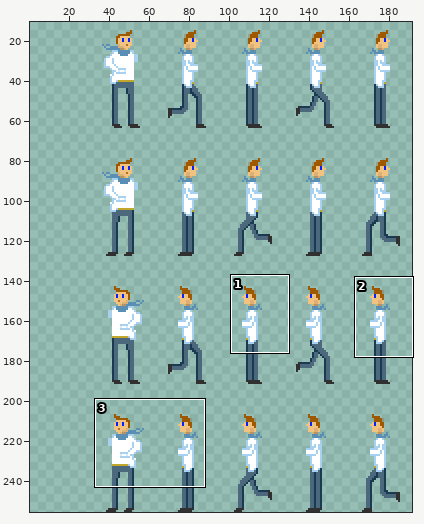
Two states of a sprite sheet, res/img/human_male.png. Above: a wide view before the commit, with the close-up outlined.
Close-up. Earlier state:
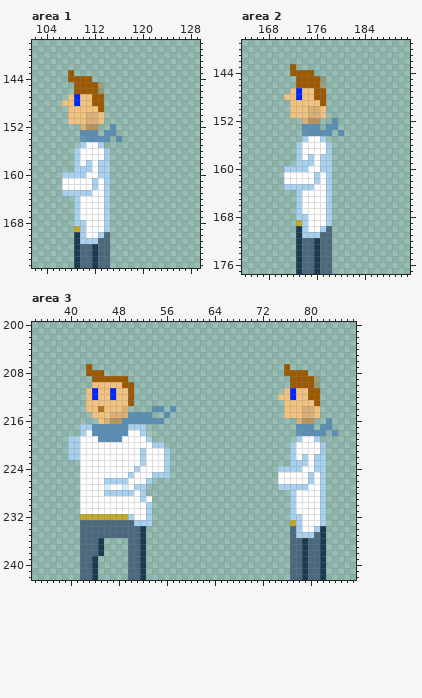
The file is 160x256 pixels. Pixels under 10% opacity are left out. Shown: area 1: x 102..129, y 138..175; area 2: x 164..191, y 139..177; area 3: x 34..87, y 200..242. The old version is drawn lined up with the new one, on the new canvas. The wide view leaves out empty margins. The commit also changed other parts of the picture, which this record leaves out.
After the commit:
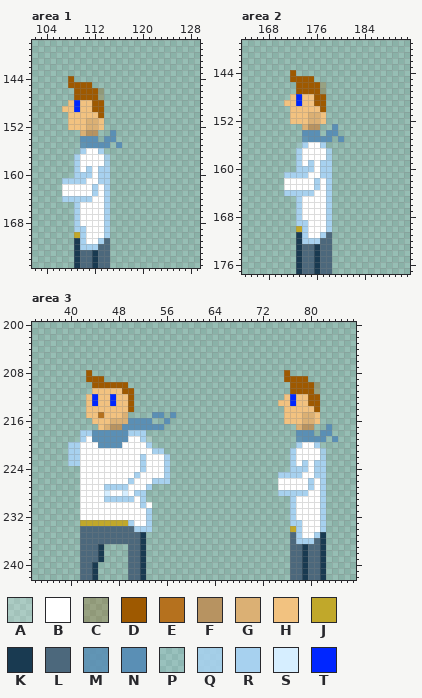
Palette (. is transparent): A #ffffff34  B #ffffff  C #9e590047  D #9e5900  E #b5711e  F #b79361  G #dbb074  H #f2c280  J #c1a82a  K #193a51  L #4c687c  M #5a8fb5e1  N #5a8fb5  P #a7d1ef27  Q #a7d1efe0  R #a7d1ef  S #d6eeff  T #0026ff
Changes in this commit:
canvas 160x256 -> 192x256, the old top-left corner now at 32,0
Area 1:
y 143: x 108 D -> .
y 144: x 109..111 DDD -> ...
y 145: x 108 . -> D; x 112..113 DC -> ..
y 147: x 108..111 HTHH -> .DDD; x 113 D -> C
y 148: x 107 H -> .
y 149: x 107 . -> H; x 109 H -> T; x 112 H -> D
y 150: x 111..113 GGH -> HHD
y 152: x 108..113 ..GFF. -> HHHGGH; x 115 N -> .
y 153: x 110..112 NNN -> GFF; x 114 N -> .
y 154: x 110 M -> N; x 113 N -> .; x 115..116 .N -> N.
y 155: x 109..114 PRBBR. -> .MNNNN; x 116 . -> N
y 156: x 109..110 RB -> PR; x 113..114 BQ -> R.
y 158: x 111 R -> B; x 113..114 RR -> BQ
y 159: x 110 R -> B
y 160: x 107..108 RR -> ..; x 111 B -> R
y 161: x 107..110 BBBB -> RRRR; x 112..113 RB -> BR
y 163: x 107..112 RRRRRB -> BBBBBR
y 164: x 107..108 .. -> RR; x 110..111 BB -> RR
y 168: x 110 R -> B
y 169: x 109 J -> R
y 170: x 109 K -> J; x 113..114 RL -> BR
y 171: x 111..113 RRL -> BBR
y 172: x 110..112 LLK -> RRR
Area 2:
y 143: x 172 D -> .
y 144: x 173..175 DDD -> ...
y 145: x 172 . -> D; x 176..177 DC -> ..
y 147: x 172..175 HTHH -> .DDD; x 177 D -> C
y 148: x 171 H -> .
y 149: x 171 . -> H; x 173 H -> T; x 176 H -> D
y 150: x 175..177 GGH -> HHD
y 152: x 172..177 ..GFF. -> HHHGGH; x 179 N -> .
y 153: x 174..176 NNN -> GFF; x 178 N -> .
y 154: x 174 M -> N; x 177 N -> .; x 179..180 .N -> N.
y 155: x 173..178 PRBBR. -> .MNNNN; x 180 . -> N
y 156: x 173..174 RB -> PR; x 177..178 BQ -> R.
y 158: x 175 R -> B; x 177..178 RR -> BQ
y 159: x 174 R -> B
y 160: x 171..172 RR -> ..; x 175 B -> R
y 161: x 171..174 BBBB -> RRRR; x 176..177 RB -> BR
y 163: x 171..176 RRRRRB -> BBBBBR
y 164: x 171..172 .. -> RR; x 174..175 BB -> RR
y 168: x 174 R -> B
y 169: x 173 J -> R
y 170: x 173 K -> J; x 177..178 RL -> BR
y 171: x 175..177 RRL -> BBR
y 172: x 174..176 LLK -> RRR
Area 3:
y 207: x 43 D -> .; x 76 D -> .
y 208: x 44..45 DD -> ..; x 77..79 DDD -> ...
y 209: x 43 . -> D; x 46..49 DDDD -> ....; x 76 . -> D; x 80..81 DC -> ..
y 210: x 44..48 HHHHH -> DDDDD; x 50 D -> .
y 211: x 43..44 HT -> .H; x 47 T -> H; x 49 H -> D; x 76..79 HTHH -> .DDD; x 81 D -> C
y 212: x 75 H -> .
y 213: x 44 H -> T; x 47 H -> T; x 75 . -> H; x 77 H -> T; x 80 H -> D
y 214: x 45 E -> H; x 49..50 G. -> HD; x 54..55 NN -> ..; x 57 N -> .; x 79..81 GGH -> HHD
y 215: x 43 . -> H; x 45 H -> E; x 47..48 GG -> HH; x 50..57 NNNN..N. -> ....NN.N
y 216: x 44 . -> H; x 46..49 GFFN -> HGGG; x 54..56 NN. -> ..N; x 76..81 ..GFF. -> HHHGGH; x 83 N -> .
y 217: x 42..48 RRNNNNN -> ...HGFF; x 50..55 RRR... -> NNNNNN; x 78..80 NNN -> GFF; x 82 N -> .
y 218: x 43 B -> R; x 50..51 BB -> RR; x 53 A -> .; x 78 M -> N; x 81 N -> .; x 83..84 .N -> N.
y 219: x 40..42 RRB -> ..R; x 44 B -> N; x 49 B -> N; x 52..53 BR -> RA; x 77..82 PRBBR. -> .MNNNN; x 84 . -> N
y 220: x 45..48 BBBB -> NNNN; x 53..55 BRR -> R..; x 77..78 RB -> PR; x 81..82 BQ -> R.
y 221: x 52 R -> B; x 54..56 BBR -> RR.
y 222: x 79 R -> B; x 81..82 RR -> BQ
y 223: x 40..41 .. -> RR; x 78 R -> B
y 224: x 51..52 RB -> BR; x 75..76 RR -> ..; x 79 B -> R
y 225: x 50..51 RB -> BR; x 54..55 RR -> BB; x 75..78 BBBB -> RRRR; x 80..81 RB -> BR
y 226: x 46..50 RRRRB -> BBBBR; x 53..56 R... -> BRRR
y 227: x 46..49 SBBS -> RRRR; x 51..53 RR. -> BBR; x 75..80 RRRRRB -> BBBBBR
y 228: x 46..51 RRRRRB -> SBBSBR; x 75..76 .. -> RR; x 78..79 BB -> RR
y 229: x 46..50 BBBBB -> RRRRR; x 53 B -> .
y 230: x 52..53 BR -> RB
y 232: x 42..50 JJJJJJJJR -> BBBBBBBBB; x 78 R -> B
y 233: x 42..52 LLLLLLLLLRR -> JJJJJJJJRBB; x 77 J -> R
y 234: x 51..53 LK. -> RRR; x 77 L -> J; x 81..82 RK -> BR
y 235: x 79..81 RRL -> BBR
y 236: x 45..49 K.... -> LLLLL; x 78..80 LKL -> RRR
y 239: x 44..45 K. -> LK
